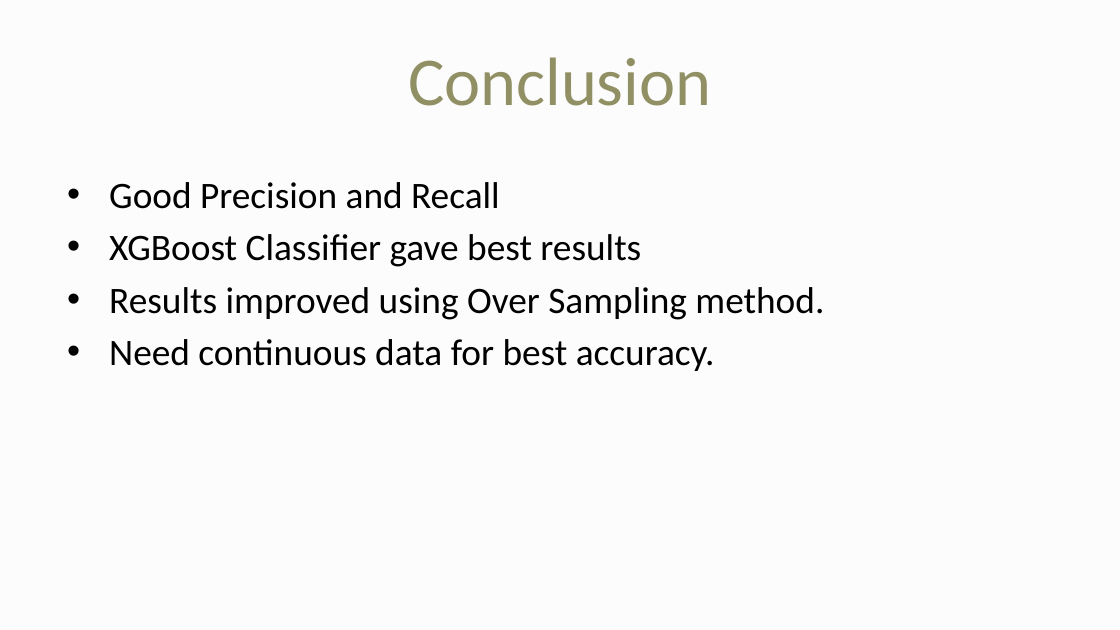
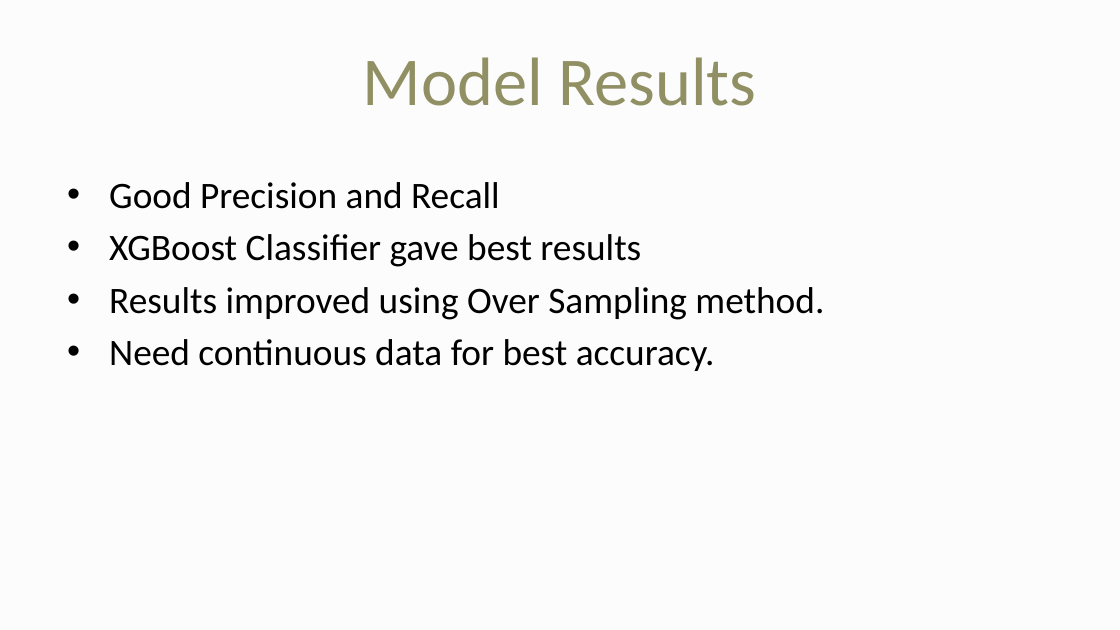
Before and after one commit to vaibhagarwal/Projects, a slide deck: slide 24 of Churn_Analysis/Churn_Analysis_Presentation.pptx (slide 22 before the commit). Drawn at 1120x630 pixels with LibreOffice and Linux fonts; fonts in the diff are those of the drawing. Boxes give left, top, right and bottom in pixels: in the first picture for what was removed or moved away, otherwise in the second. Text is boxed around its words. In the diff, an @@ line names an element or a change of style, - is before the commit and + after.

```diff
--- a/Churn_Analysis/Churn_Analysis_Presentation.pptx
+++ b/Churn_Analysis/Churn_Analysis_Presentation.pptx
@@ title at bbox=[363, 57, 757, 106]: text changed @@
-Conclusion
+Model Results
```
Also in this commit, not shown: 1 other slide changed, 5 slides added, 2 slides removed, 1 other file.
